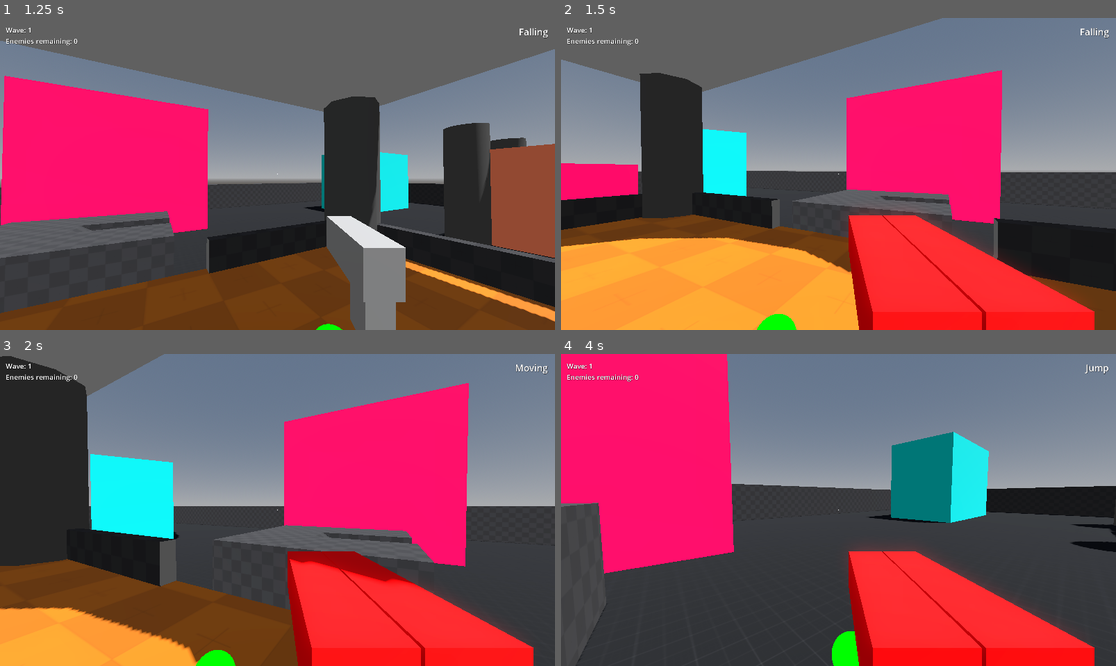
Above: before the commit, frames 1-4 (two rows, left to right).
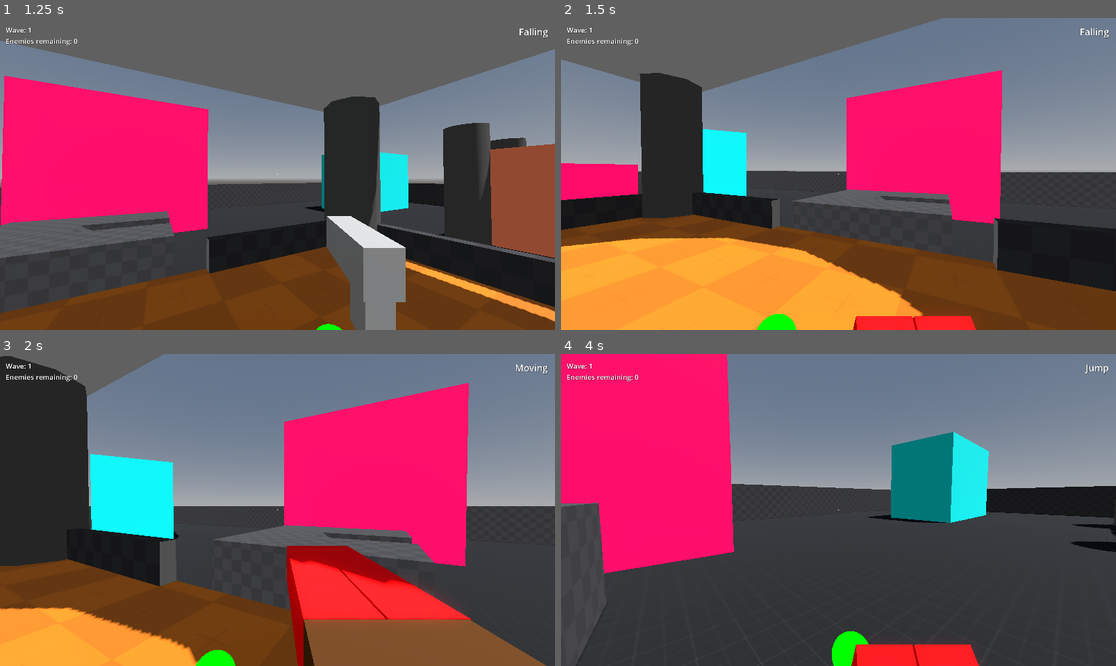
Above: after the commit, the same moments.

Repository: WyattBumbalough/ShootyGamePrototype
Game: Godot game, scene res://Entities/Levels/Test Map/test_map.tscn
Two runs of this game, one before a commit and one after it. Both use one fixed random seed, a clock stepped at 60 frames per second and the inputs below.
Inputs (mouse positions are in pixels of both pictures, inside the frame that each line leads up to):
- Up to frame 1 (1.25 s): move the mouse to (305, 174) at 0.52 s; hold W (up) from 0.53 s (still down); hold Mouse wheel down (scrolldown) from 0.53 s (still down); tap Space (jump) at 0.77 s; tap Mouse wheel up (scrollup) at 0.8 s
- Up to frame 2 (1.5 s): keep holding W (up); move the mouse to (810, 174) at 1.27 s; release Mouse wheel down (scrolldown) at 1.28 s; tap Mouse wheel up (scrollup) at 1.35 s
- Up to frame 3 (2 s): keep holding W (up); tap Space (jump) at 1.52 s; click (249, 510) at 1.55 s
- Up to frame 4 (4 s): keep holding W (up); move the mouse to (849, 503) at 2.02 s; press the mouse at (849, 503) at 2.03 s; tap Mouse wheel down (scrolldown) at 2.3, 2.85 s; move the mouse to (832, 516) at 2.77 s; release the mouse at (832, 516) at 2.78 s; tap Space (jump) at 3.02, 3.77 s; tap Mouse wheel up (scrollup) at 3.05 s; move the mouse to (877, 513) at 3.52 s; hold Mouse wheel up (scrollup) from 3.53 s (still down); click (877, 513) at 3.8 s

Frame 1 is identical in both runs. In frame 2, 11% of the frame differs, in the area x 51-97%, y 61-100%; in frame 3, 6.5%; in frame 4, 10%.

Commit message:
More guns!
+Shotgun now exits!
+Found new way to play audio for stream players.
+Pepperoni Secret 🤫

Diff:
--- a/Common/Spawning System/wave_manager.gd
+++ b/Common/Spawning System/wave_manager.gd
@@ -8,6 +8,7 @@
 
 @onready var rand = RandomNumberGenerator.new()
 @onready var current_enemies: int = 0
+@onready var epic: AudioStreamPlayer = $"../AudioStreamPlayer"
 
 var dead_enemies: int = 0
 var spawn_pool: Array[EnemyResource] = []
@@ -87,4 +88,5 @@
 
 func _input(_event: InputEvent) -> void:
 	if Input.is_action_just_pressed("option") and not waves.is_empty():
+		epic.play()
 		load_wave()
--- a/Entities/Levels/Test Map/test_map.tscn
+++ b/Entities/Levels/Test Map/test_map.tscn
@@ -8,6 +8,7 @@
 [ext_resource type="PackedScene" uid="uid://iwtqaue6ffcv" path="res://Common/Spawning System/Spawner/spawner.tscn" id="3_aebi7"]
 [ext_resource type="Texture2D" uid="uid://elkn1evskl0w" path="res://Assets/Textures/Grids/orange/texture_10.png" id="5_5brj3"]
 [ext_resource type="Texture2D" uid="uid://bhvy2tetdwlxx" path="res://Assets/Textures/Grids/dark/texture_03.png" id="5_u68xo"]
+[ext_resource type="AudioStream" uid="uid://mvitxp7avbv4" path="res://Assets/SFX/epic_fight_music_epic.mp3" id="9_ilbea"]
 
 [sub_resource type="Resource" id="Resource_u68xo"]
 script = ExtResource("3_6s2aa")
@@ -410,3 +411,9 @@
 billboard = 1
 text = "Ur gay lmao"
 font_size = 128
+
+[node name="AudioStreamPlayer" type="AudioStreamPlayer" parent="."]
+stream = ExtResource("9_ilbea")
+volume_db = -3.0
+bus = &"Music"
+parameters/looping = true
--- a/Entities/Player/Player.tscn
+++ b/Entities/Player/Player.tscn
@@ -72,8 +72,7 @@
 script = ExtResource("4_lmeus")
 
 [node name="Weapon2" parent="Head/Eyes/WeaponManager" instance=ExtResource("4_061yh")]
-transform = Transform3D(1, 0, 0, 0, 1, 0, 0, 0, 1, 0.31308162, -0.28720427, -0.9235222)
-visible = false
+transform = Transform3D(1, 0, 0, 0, 1, 0, 0, 0, 1, 0.31308162, -0.28720427, -1.0853218)
 
 [node name="Schnoz" type="MeshInstance3D" parent="Head"]
 transform = Transform3D(1, 0, 0, 0, -4.371139e-08, 1, 0, -1, -4.371139e-08, 0, -0.40500748, -0.5736566)
--- a/Entities/Weapons/test_weapon.gd
+++ b/Entities/Weapons/test_weapon.gd
@@ -12,6 +12,7 @@
 		animations.play("equip")
 
 func unequip():
+	audio.stop()
 	hide()
 
 
--- /dev/null
+++ b/Entities/Weapons/test_weapon2.gd
@@ -0,0 +1,38 @@
+extends Weapon
+
+var mag: int = 0
+
+func _ready() -> void:
+	hide()
+
+func equip():
+	show()
+	mag = 0
+	if animations:
+		animations.play("equip")
+
+func unequip():
+	audio.stop()
+	hide()
+
+
+func shoot():
+	if !can_shoot:
+		return
+	if !animations:
+		return
+	animations.play("shoot")
+	audio.stream = load("res://Assets/SFX/doom_SS_shoot.mp3")
+	audio.play()
+	Global.CurrentPlayer.raycast()
+	can_shoot = false
+	await animations.animation_finished
+	reload()
+
+func reload():
+		can_shoot = false
+		animations.play("reload")
+		audio.stream = load("res://Assets/SFX/doom_SS_reload.mp3")
+		audio.play()
+		await animations.animation_finished
+		can_shoot = true
--- a/Entities/Weapons/weapon_2.tscn
+++ b/Entities/Weapons/weapon_2.tscn
@@ -1,12 +1,328 @@
-[gd_scene load_steps=3 format=3 uid="uid://c2q2umuw4re60"]
-
-[ext_resource type="Script" uid="uid://dy4ll702xan8b" path="res://Entities/Weapons/weapon.gd" id="1_h0nc0"]
+[gd_scene load_steps=9 format=3 uid="uid://c2q2umuw4re60"]
+
+[ext_resource type="Script" uid="uid://dnra5p7weo6qc" path="res://Entities/Weapons/test_weapon2.gd" id="1_h0nc0"]
 
 [sub_resource type="StandardMaterial3D" id="StandardMaterial3D_2b4fw"]
 albedo_color = Color(1, 0, 0, 1)
 
-[node name="Weapon2" type="Node3D"]
+[sub_resource type="StandardMaterial3D" id="StandardMaterial3D_h0nc0"]
+albedo_color = Color(0.30936998, 0.17718795, 0.020283502, 1)
+
+[sub_resource type="Animation" id="Animation_ik0wd"]
+length = 0.001
+tracks/0/type = "value"
+tracks/0/imported = false
+tracks/0/enabled = true
+tracks/0/path = NodePath("CSGBox3D:position")
+tracks/0/interp = 1
+tracks/0/loop_wrap = true
+tracks/0/keys = {
+"times": PackedFloat32Array(0),
+"transitions": PackedFloat32Array(1),
+"update": 0,
+"values": [Vector3(-0.1282381, -0.125, 0)]
+}
+tracks/1/type = "value"
+tracks/1/imported = false
+tracks/1/enabled = true
+tracks/1/path = NodePath("CSGBox3D2:position")
+tracks/1/interp = 1
+tracks/1/loop_wrap = true
+tracks/1/keys = {
+"times": PackedFloat32Array(0),
+"transitions": PackedFloat32Array(1),
+"update": 0,
+"values": [Vector3(0.10742149, -0.125, 0)]
+}
+tracks/2/type = "value"
+tracks/2/imported = false
+tracks/2/enabled = true
+tracks/2/path = NodePath("CSGBox3D:rotation")
+tracks/2/interp = 1
+tracks/2/loop_wrap = true
+tracks/2/keys = {
+"times": PackedFloat32Array(0),
+"transitions": PackedFloat32Array(1),
+"update": 0,
+"values": [Vector3(0, 0, 0)]
+}
+tracks/3/type = "value"
+tracks/3/imported = false
+tracks/3/enabled = true
+tracks/3/path = NodePath("CSGBox3D2:rotation")
+tracks/3/interp = 1
+tracks/3/loop_wrap = true
+tracks/3/keys = {
+"times": PackedFloat32Array(0),
+"transitions": PackedFloat32Array(1),
+"update": 0,
+"values": [Vector3(0, -3.1415925, 0)]
+}
+tracks/4/type = "value"
+tracks/4/imported = false
+tracks/4/enabled = true
+tracks/4/path = NodePath("CSGBox3D3:position")
+tracks/4/interp = 1
+tracks/4/loop_wrap = true
+tracks/4/keys = {
+"times": PackedFloat32Array(0),
+"transitions": PackedFloat32Array(1),
+"update": 0,
+"values": [Vector3(-0.01319335, -0.125, 0.61616063)]
+}
+tracks/5/type = "value"
+tracks/5/imported = false
+tracks/5/enabled = true
+tracks/5/path = NodePath("CSGBox3D3:rotation")
+tracks/5/interp = 1
+tracks/5/loop_wrap = true
+tracks/5/keys = {
+"times": PackedFloat32Array(0),
+"transitions": PackedFloat32Array(1),
+"update": 0,
+"values": [Vector3(0, 1.5715818, 0)]
+}
+
+[sub_resource type="Animation" id="Animation_3vmjn"]
+resource_name = "reload"
+length = 1.2
+tracks/0/type = "value"
+tracks/0/imported = false
+tracks/0/enabled = true
+tracks/0/path = NodePath("CSGBox3D:position")
+tracks/0/interp = 1
+tracks/0/loop_wrap = true
+tracks/0/keys = {
+"times": PackedFloat32Array(0, 0.16666667, 0.33333334, 0.70000005, 0.9, 1.0333333),
+"transitions": PackedFloat32Array(1, 1, 1, 1, 1, 1),
+"update": 0,
+"values": [Vector3(-0.1282381, -0.125, 0), Vector3(-0.1282381, 0.006720662, 0), Vector3(-0.1282381, -0.58970314, 0.060571786), Vector3(-0.1282381, -0.9538832, 0.023456216), Vector3(-0.1282381, -0.58230424, 0.0030266084), Vector3(-0.1282381, -0.125, 0)]
+}
+tracks/1/type = "value"
+tracks/1/imported = false
+tracks/1/enabled = true
+tracks/1/path = NodePath("CSGBox3D2:position")
+tracks/1/interp = 1
+tracks/1/loop_wrap = true
+tracks/1/keys = {
+"times": PackedFloat32Array(0, 0.16666667, 0.33333334, 0.70000005, 0.9, 1.0333333),
+"transitions": PackedFloat32Array(1, 1, 1, 1, 1, 1),
+"update": 0,
+"values": [Vector3(0.10742149, -0.125, 0), Vector3(0.10742149, 0.006720662, 0), Vector3(0.10742149, -0.58970314, 0.060571786), Vector3(0.10742149, -0.9538832, 0.023456216), Vector3(0.10742149, -0.58230424, 0.0030266084), Vector3(0.10742149, -0.125, 0)]
+}
+tracks/2/type = "value"
+tracks/2/imported = false
+tracks/2/enabled = true
+tracks/2/path = NodePath("CSGBox3D3:position")
+tracks/2/interp = 1
+tracks/2/loop_wrap = true
+tracks/2/keys = {
+"times": PackedFloat32Array(0, 0.13333331, 0.16666667, 0.70000005, 1.0333333),
+"transitions": PackedFloat32Array(1, 1, 1, 1, 1),
+"update": 0,
+"values": [Vector3(-0.01319335, -0.125, 0.61616063), Vector3(-0.01319335, 0.006720662, 0.61616063), Vector3(-0.01319335, 0.006720662, 0.61616063), Vector3(-0.01319335, -0.57524043, 0.61616063), Vector3(-0.01319335, -0.125, 0.61616063)]
+}
+tracks/3/type = "value"
+tracks/3/imported = false
+tracks/3/enabled = true
+tracks/3/path = NodePath("CSGBox3D:rotation")
+tracks/3/interp = 1
+tracks/3/loop_wrap = true
+tracks/3/keys = {
+"times": PackedFloat32Array(0, 0.16666667, 0.3333333, 0.9, 1.0333333),
+"transitions": PackedFloat32Array(1, 1, 1, 1, 1),
+"update": 0,
+"values": [Vector3(0, 0, 0), Vector3(0, 0, 0), Vector3(-0.81313145, 0, 0), Vector3(-0.81313145, 0, 0), Vector3(0, 0, 0)]
+}
+tracks/4/type = "value"
+tracks/4/imported = false
+tracks/4/enabled = true
+tracks/4/path = NodePath("CSGBox3D2:rotation")
+tracks/4/interp = 1
+tracks/4/loop_wrap = true
+tracks/4/keys = {
+"times": PackedFloat32Array(0, 0.16666667, 0.3333333, 0.9, 1.0333333),
+"transitions": PackedFloat32Array(1, 1, 1, 1, 1),
+"update": 0,
+"values": [Vector3(0, -3.1415925, 0), Vector3(0, -3.1415925, 0), Vector3(0.81313145, -3.1415925, 1.5961218e-07), Vector3(0.81313145, -3.1415925, 1.5961218e-07), Vector3(0, -3.1415925, 0)]
+}
+tracks/5/type = "value"
+tracks/5/imported = false
+tracks/5/enabled = true
+tracks/5/path = NodePath("CSGBox3D3:rotation")
+tracks/5/interp = 1
+tracks/5/loop_wrap = true
+tracks/5/keys = {
+"times": PackedFloat32Array(0, 0.16666667, 0.43333334, 1.0333333),
+"transitions": PackedFloat32Array(1, 1, 1, 1),
+"update": 0,
+"values": [Vector3(0, 1.5715818, 0), Vector3(0, 1.5715818, 0), Vector3(0, 1.5715818, 0), Vector3(0, 1.5715818, 0)]
+}
+
+[sub_resource type="Animation" id="Animation_2b4fw"]
+resource_name = "shoot"
+length = 0.6
+tracks/0/type = "value"
+tracks/0/imported = false
+tracks/0/enabled = true
+tracks/0/path = NodePath("CSGBox3D:position")
+tracks/0/interp = 1
+tracks/0/loop_wrap = true
+tracks/0/keys = {
+"times": PackedFloat32Array(0, 0.1, 0.5),
+"transitions": PackedFloat32Array(1, 1, 1),
+"update": 0,
+"values": [Vector3(-0.1282381, -0.125, 0), Vector3(-0.1282381, -0.125, 0.105636954), Vector3(-0.1282381, -0.125, 0)]
+}
+tracks/1/type = "value"
+tracks/1/imported = false
+tracks/1/enabled = true
+tracks/1/path = NodePath("CSGBox3D2:position")
+tracks/1/interp = 1
+tracks/1/loop_wrap = true
+tracks/1/keys = {
+"times": PackedFloat32Array(0, 0.1, 0.5),
+"transitions": PackedFloat32Array(1, 1, 1),
+"update": 0,
+"values": [Vector3(0.10742149, -0.125, 0), Vector3(0.10742149, -0.125, 0.105636954), Vector3(0.10742149, -0.125, 0)]
+}
+tracks/2/type = "value"
+tracks/2/imported = false
+tracks/2/enabled = true
+tracks/2/path = NodePath("CSGBox3D:rotation")
+tracks/2/interp = 1
+tracks/2/loop_wrap = true
+tracks/2/keys = {
+"times": PackedFloat32Array(0, 0.10000001, 0.5),
+"transitions": PackedFloat32Array(1, 1, 1),
+"update": 0,
+"values": [Vector3(0, 0, 0), Vector3(0.12716469, 0, 0), Vector3(0, 0, 0)]
+}
+tracks/3/type = "value"
+tracks/3/imported = false
+tracks/3/enabled = true
+tracks/3/path = NodePath("CSGBox3D2:rotation")
+tracks/3/interp = 1
+tracks/3/loop_wrap = true
+tracks/3/keys = {
+"times": PackedFloat32Array(0, 0.10000001, 0.5),
+"transitions": PackedFloat32Array(1, 1, 1),
+"update": 0,
+"values": [Vector3(0, -3.1415925, 0), Vector3(-0.12716469, -3.1415925, -1.930551e-08), Vector3(0, -3.1415925, 0)]
+}
+tracks/4/type = "value"
+tracks/4/imported = false
+tracks/4/enabled = true
+tracks/4/path = NodePath("CSGBox3D3:position")
+tracks/4/interp = 1
+tracks/4/loop_wrap = true
+tracks/4/keys = {
+"times": PackedFloat32Array(0, 0.10000001, 0.5),
+"transitions": PackedFloat32Array(1, 1, 1),
+"update": 0,
+"values": [Vector3(-0.01319335, -0.125, 0.61616063), Vector3(-0.01319335, -0.20544566, 0.71318704), Vector3(-0.01319335, -0.125, 0.61616063)]
+}
+tracks/5/type = "value"
+tracks/5/imported = false
+tracks/5/enabled = true
+tracks/5/path = NodePath("CSGBox3D3:rotation")
+tracks/5/interp = 1
+tracks/5/loop_wrap = true
+tracks/5/keys = {
+"times": PackedFloat32Array(0, 0.10000001, 0.5),
+"transitions": PackedFloat32Array(1, 1, 1),
+"update": 0,
+"values": [Vector3(0, 1.5715818, 0), Vector3(-9.589332e-05, 1.571576, 0.12238246), Vector3(0, 1.5715818, 0)]
+}
+
+[sub_resource type="Animation" id="Animation_h0nc0"]
+resource_name = "enter"
+length = 0.4
+tracks/0/type = "value"
+tracks/0/imported = false
+tracks/0/enabled = true
+tracks/0/path = NodePath("CSGBox3D:position")
+tracks/0/interp = 1
+tracks/0/loop_wrap = true
+tracks/0/keys = {
+"times": PackedFloat32Array(1.1920929e-07, 0.20000005, 0.33333337),
+"transitions": PackedFloat32Array(1, 1, 1),
+"update": 0,
+"values": [Vector3(-0.1282381, -0.9538832, 0.023456216), Vector3(-0.1282381, -0.58230424, 0.0030266084), Vector3(-0.1282381, -0.125, 0)]
+}
+tracks/1/type = "value"
+tracks/1/imported = false
+tracks/1/enabled = true
+tracks/1/path = NodePath("CSGBox3D2:position")
+tracks/1/interp = 1
+tracks/1/loop_wrap = true
+tracks/1/keys = {
+"times": PackedFloat32Array(1.1920929e-07, 0.20000005, 0.33333337),
+"transitions": PackedFloat32Array(1, 1, 1),
+"update": 0,
+"values": [Vector3(0.10742149, -0.9538832, 0.023456216), Vector3(0.10742149, -0.58230424, 0.0030266084), Vector3(0.10742149, -0.125, 0)]
+}
+tracks/2/type = "value"
+tracks/2/imported = false
+tracks/2/enabled = true
+tracks/2/path = NodePath("CSGBox3D3:position")
+tracks/2/interp = 1
+tracks/2/loop_wrap = true
+tracks/2/keys = {
+"times": PackedFloat32Array(1.1920929e-07, 0.33333337),
+"transitions": PackedFloat32Array(1, 1),
+"update": 0,
+"values": [Vector3(-0.01319335, -0.57524043, 0.61616063), Vector3(-0.01319335, -0.125, 0.61616063)]
+}
+tracks/3/type = "value"
+tracks/3/imported = false
+tracks/3/enabled = true
+tracks/3/path = NodePath("CSGBox3D:rotation")
+tracks/3/interp = 1
+tracks/3/loop_wrap = true
+tracks/3/keys = {
+"times": PackedFloat32Array(0.20000005, 0.33333337),
+"transitions": PackedFloat32Array(1, 1),
+"update": 0,
+"values": [Vector3(-0.81313145, 0, 0), Vector3(0, 0, 0)]
+}
+tracks/4/type = "value"
+tracks/4/imported = false
+tracks/4/enabled = true
+tracks/4/path = NodePath("CSGBox3D2:rotation")
+tracks/4/interp = 1
+tracks/4/loop_wrap = true
+tracks/4/keys = {
+"times": PackedFloat32Array(0.20000005, 0.33333337),
+"transitions": PackedFloat32Array(1, 1),
+"update": 0,
+"values": [Vector3(0.81313145, -3.1415925, 1.5961218e-07), Vector3(0, -3.1415925, 0)]
+}
+tracks/5/type = "value"
+tracks/5/imported = false
+tracks/5/enabled = true
+tracks/5/path = NodePath("CSGBox3D3:rotation")
+tracks/5/interp = 1
+tracks/5/loop_wrap = true
+tracks/5/keys = {
+"times": PackedFloat32Array(0.33333337),
+"transitions": PackedFloat32Array(1),
+"update": 0,
+"values": [Vector3(0, 1.5715818, 0)]
+}
+
+[sub_resource type="AnimationLibrary" id="AnimationLibrary_3vmjn"]
+_data = {
+&"RESET": SubResource("Animation_ik0wd"),
+&"equip": SubResource("Animation_h0nc0"),
+&"reload": SubResource("Animation_3vmjn"),
+&"shoot": SubResource("Animation_2b4fw")
+}
+
+[node name="Weapon2" type="Node3D" node_paths=PackedStringArray("animations", "audio")]
 script = ExtResource("1_h0nc0")
+animations = NodePath("AnimationPlayer")
+audio = NodePath("AudioStreamPlayer3D")
 metadata/_custom_type_script = "uid://dy4ll702xan8b"
 
 [node name="CSGBox3D" type="CSGBox3D" parent="."]
@@ -15,6 +331,20 @@
 material = SubResource("StandardMaterial3D_2b4fw")
 
 [node name="CSGBox3D2" type="CSGBox3D" parent="."]
-transform = Transform3D(-1, 0, -8.742278e-08, 0, 1, 0, 8.742278e-08, 0, -1, 0.10742149, -0.125, 0)
+transform = Transform3D(-1, 0, -1.509958e-07, 0, 1, 0, 1.509958e-07, 0, -1, 0.10742149, -0.125, 0)
 size = Vector3(0.22705078, 0.25, 1)
 material = SubResource("StandardMaterial3D_2b4fw")
+
+[node name="CSGBox3D3" type="CSGBox3D" parent="."]
+transform = Transform3D(-0.0007857962, 0, 0.5413353, 0, 1.0000001, 0, -1.0003593, 0, -0.0004252264, -0.01319335, -0.125, 0.61616063)
+size = Vector3(0.22705078, 0.25, 0.84069824)
+material = SubResource("StandardMaterial3D_h0nc0")
+
+[node name="AudioStreamPlayer3D" type="AudioStreamPlayer3D" parent="."]
+transform = Transform3D(1, 0, 0, 0, 1, 0, 0, 0, 1, 0, -0.49259734, 0)
+volume_db = -15.0
+
+[node name="AnimationPlayer" type="AnimationPlayer" parent="."]
+libraries = {
+&"": SubResource("AnimationLibrary_3vmjn")
+}
Not shown, added: Assets/SFX/doom_SS_reload.mp3.import
Not shown, added: Assets/SFX/doom_SS_shoot.mp3.import
Not shown, added: Assets/SFX/epic_fight_music_epic.mp3.import
Not shown: 1 places in Entities/Levels/Test Map/test_map.tscn that only renumber resources
Not shown, added: Entities/Weapons/test_weapon2.gd.uid
Not shown, added: Assets/SFX/doom_SS_reload.mp3
Not shown, added: Assets/SFX/doom_SS_shoot.mp3
Not shown, added: Assets/SFX/epic_fight_music_epic.mp3
